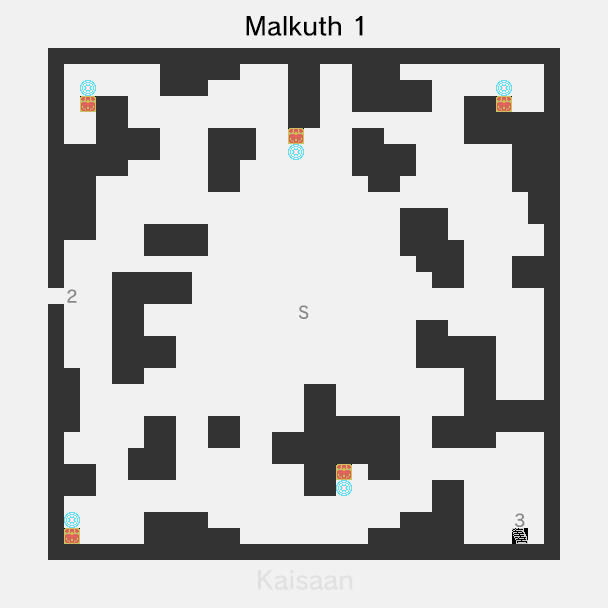
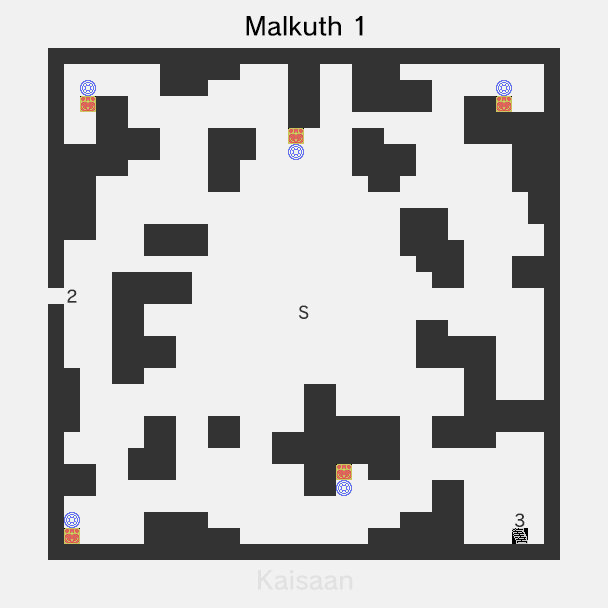
Revision of a layered 608px x 608px image; what changed, layer by layer:
painted on "S" over (299, 305, 309, 319)
painted on "2" over (67, 289, 77, 303)
painted on "3" over (515, 513, 525, 527)
renamed "Layer 13" to "Layer 19", moved it above "Layer 18", painted on it over (496, 80, 512, 96)
renamed "Layer 15" to "Layer 18", painted on it over (64, 512, 80, 528)
renamed "Layer 10" to "Layer 17", moved it above "Layer 16", painted on it over (80, 80, 96, 96)
renamed "Layer 12" to "Layer 16", moved it above "Layer 14", painted on it over (288, 144, 304, 160)
painted on "Layer 14" over (336, 480, 352, 496)
